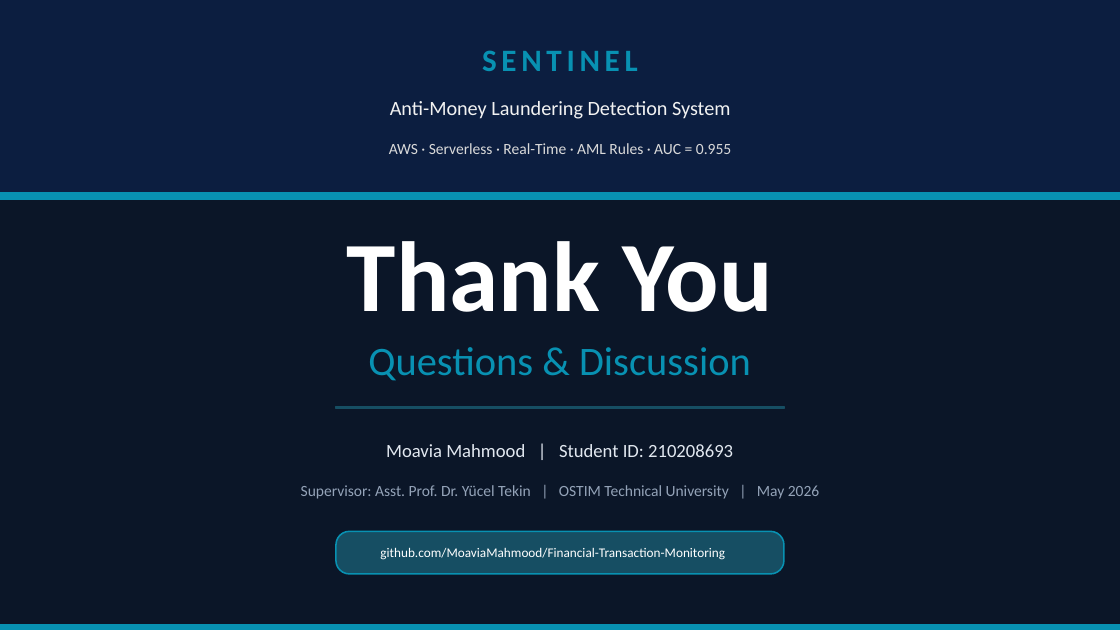
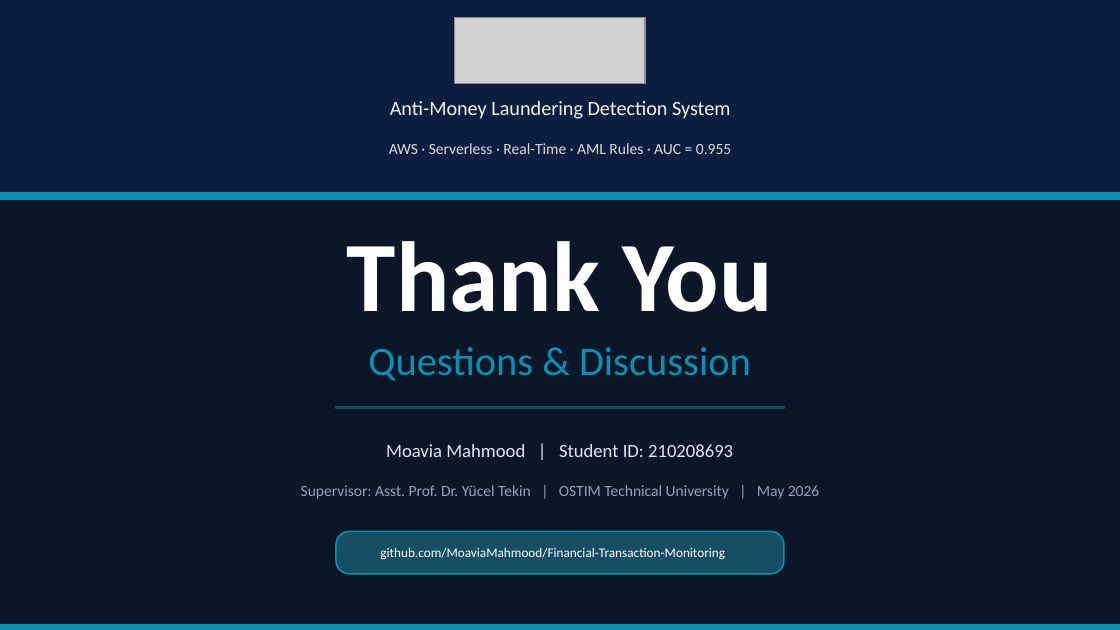
Before and after one commit to MoaviaMahmood/Financial-Transaction-Monitoring, a slide deck: slide 28 of docs/AML_Detection_System_Presentation.pptx (slide 25 before the commit). Drawn at 1120x630 pixels with LibreOffice and Linux fonts; fonts in the diff are those of the drawing; grey boxes stand for pictures. Boxes give left, top, right and bottom in pixels: in the first picture for what was removed or moved away, otherwise in the second. Text is boxed around its words. In the diff, an @@ line names an element or a change of style, - is before the commit and + after.

```diff
--- a/docs/AML_Detection_System_Presentation.pptx
+++ b/docs/AML_Detection_System_Presentation.pptx
@@ picture added at bbox=[455, 18, 645, 84] @@
@@ text removed at bbox=[482, 50, 638, 71] @@
-SENTINEL
```
Also in this commit, not shown: 20 other slides changed, 3 slides added.
